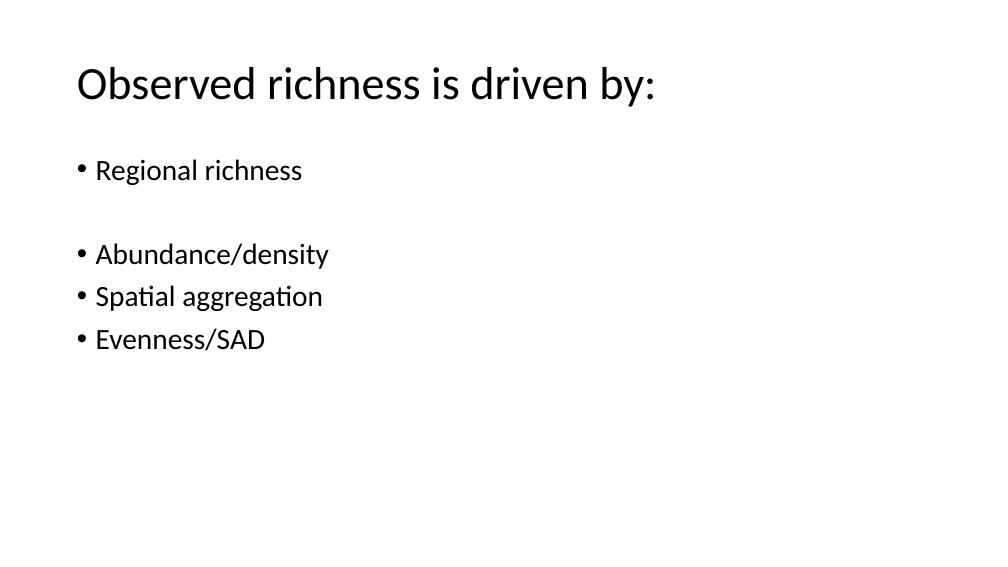
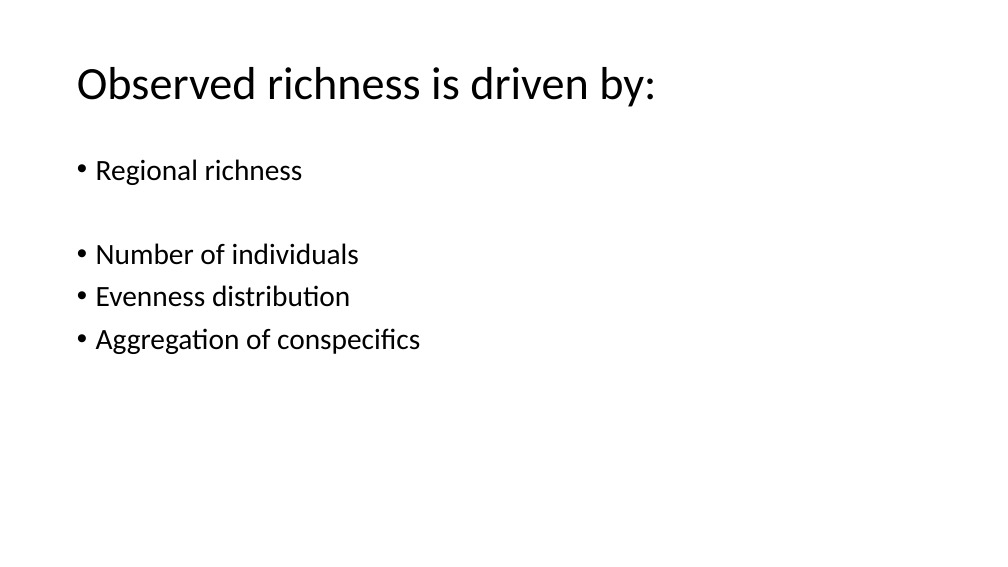
Before and after one commit to tielens/classBIOL709B, a slide deck: slide 6 of Presentation workflow draft 709b.pptx (slide 7 before the commit). Drawn at 1008x567 pixels with LibreOffice and Linux fonts; fonts in the diff are those of the drawing. Boxes give left, top, right and bottom in pixels: in the first picture for what was removed or moved away, otherwise in the second. Text is boxed around its words. In the diff, an @@ line names an element or a change of style, - is before the commit and + after.

```diff
--- a/Presentation workflow draft 709b.pptx
+++ b/Presentation workflow draft 709b.pptx
@@ text at [96, 243, 420, 354]: text changed @@
-• Abundance/density
-• Spatial aggregation
-• Evenness/SAD
+• Number of individuals
+• Evenness distribution
+• Aggregation of conspecifics
```
Also in this commit, not shown: 8 slides added, 9 slides removed, 1 other file.
